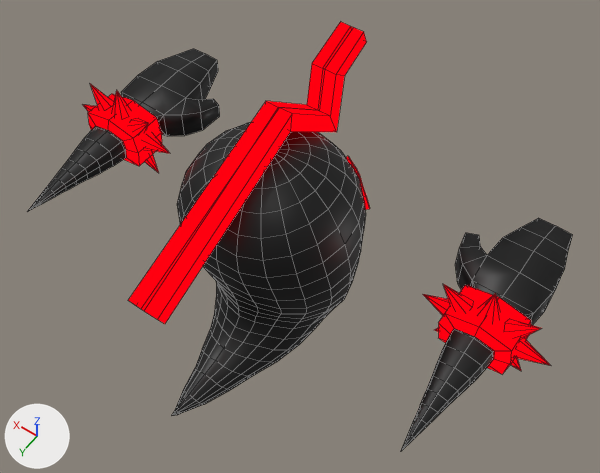
The Blender file Fear 2.0/models/On_models/Monsters/Matemafobia/Mathphantom_boss.blend, before and after one commit.
Camera for both pictures: a 50 mm lens placed at (-3.54, 4.56, 9.63), pointed at (-0.29, 0.01, 2.48). Arrows for +X, +Y and +Z are at lower left; the lights stay in place. Mesh edges are drawn as thin lines.
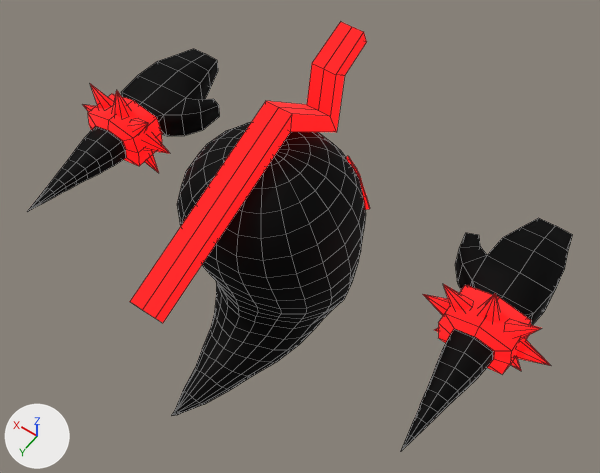
Diff of the bpy script that builds the scene:
```diff
--- a/Fear 2.0/models/On_models/Monsters/Matemafobia/Mathphantom_boss.blend.py
+++ b/Fear 2.0/models/On_models/Monsters/Matemafobia/Mathphantom_boss.blend.py
@@ mat_material_001 @@
 mat_material_001.base_color = (0.0, 0.0, 0.0)  # black #000000
+mat_material_001.specular_ior_level = 0.142
@@ mat_material_003 @@
-mat_material_003 = emission_material('Material.003')
-mat_material_003.base_color = (1.0, 0.0, 0.00527)  # red #ff0010
+mat_material_003 = principled_material('Material.003')
+mat_material_003.base_color = (0.0, 0.0, 0.0)  # black #000000
+mat_material_003.roughness = 1.0
+mat_material_003.specular_ior_level = 0.89
+mat_material_003.emission_color = (1.0, 0.00206, 0.00298)  # red #ff070a
+mat_material_003.emission_strength = 1.5
@@ me_sphere @@
 # used by ob_sphere; location = (0.0, 0.0, 2.813)
-me_sphere.from_pydata(...)  # 1762 vertices, 1733 faces; spans x -3.2..3.2, y -1.75..2.05, z -2.1..1.52
+me_sphere.from_pydata(...)  # 1752 vertices, 1733 faces; spans x -3.2..3.2, y -1.75..2.05, z -2.1..1.52
+# me_sphere part 1
+# 12 vertices are removed from x -0.18..0.02, y -1.37..2.05, z 0.33..1.52
+# 11 faces are deleted
+# 4 vertices in x -0.01, y -0.97..-0.73, z 0.47..1.32 move by (0.01, 0.0, 0.0)
+# 6 vertices move from x -0.02..0.18, y -1.37..2.05, z 0.33..1.52 to x 0.0..0.15, y -1.37..2.05, z 0.33..1.52
+# 2 vertices are added at (-0.15, 1.98, 0.33), (-0.15, 2.05, 0.5)
+# 11 new faces join them, mat_material_003 (black #000000)
 me_sphere.materials.append(mat_material_001)
```

Location of each change, [x1, y1, x2, y2] in pixels of the pictures (600 x 473 px; the box of a moved part takes in the faces that stretch with it):
'Sphere', surface changed, recoloured, reshaped: [27, 22, 573, 451] in both
part 1 of me_sphere, moved or reshaped: before [128, 22, 364, 324]; after [130, 22, 364, 323]
